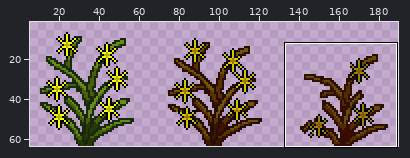
Sprite sheet -- TunedBeta/images/environment/WaterStarGrass.png. The picture above shows the old version from afar; the outline marks the close-up.
Close-up. Before:
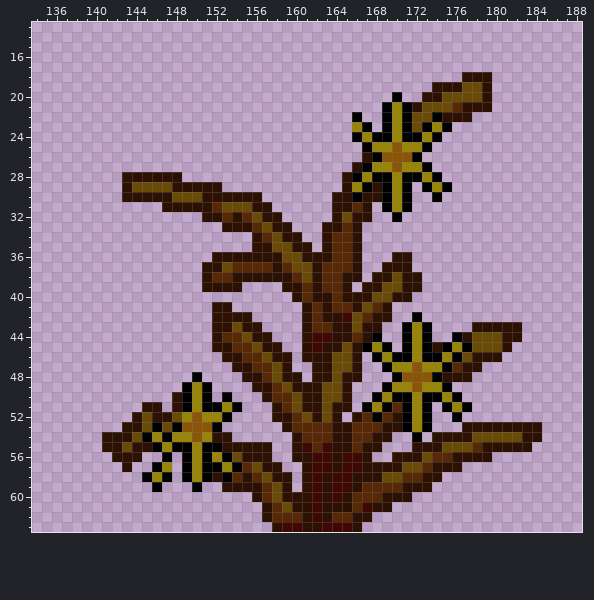
The file is 192x64 pixels. Shown: x 134..188, y 13..63. The wide view leaves out empty margins. The commit also changed other parts of the picture, which this record leaves out.
Now the later version:
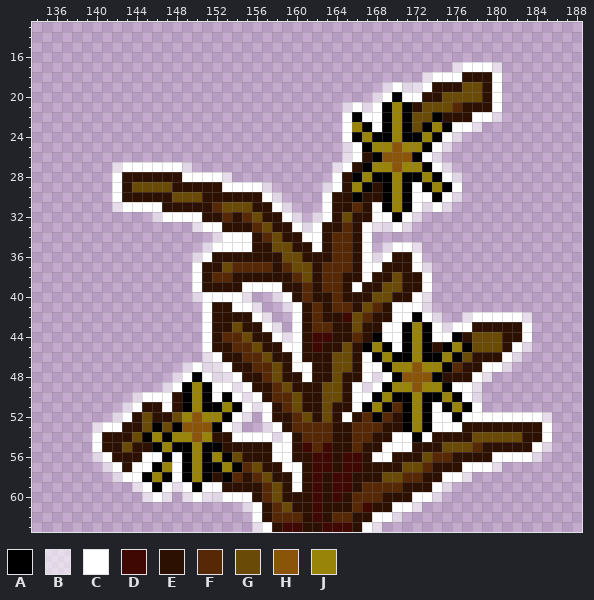
Palette (. is transparent): A #000000  B #ffffff96  C #ffffff  D #400803  E #2c1102  F #572806  G #6a4a07  H #8a5409  J #988409
Diff:
y 17: x 176..180 ..... -> BCCCB
y 18: x 173..176 .... -> BCCC; x 180 . -> C
y 19: x 169..173 ..... -> BCBBC; x 180 . -> C
y 20: x 168..169 .. -> BC; x 171..172 .. -> CC; x 180 . -> C
y 21: x 165..168 .... -> BCBC; x 180 . -> C
y 22: x 165 . -> C; x 167..168 .. -> CC; x 178..180 ... -> CCB
y 23: x 165 . -> C; x 168 . -> C; x 176..178 ... -> CCB
y 24: x 165 . -> C; x 175..176 .. -> CB
y 25: x 165..166 .. -> BC; x 174..175 .. -> CB
y 26: x 165..166 .. -> BC; x 173..174 .. -> CB
y 27: x 142..149 ........ -> BCCCCCCB; x 164..165 .. -> BC; x 174..175 .. -> CB
y 28: x 142 . -> C; x 149..153 ..... -> CCCCB; x 164 . -> C; x 175..176 .. -> CB
y 29: x 142 . -> C; x 153..157 ..... -> CCCCB; x 163..164 .. -> BC; x 172 . -> C; x 176 . -> C
y 30: x 142 . -> C; x 157..158 .. -> CB; x 163 . -> C; x 172..173 .. -> CC; x 175..176 .. -> CB
y 31: x 142..146 ..... -> BCCCC; x 158..159 .. -> CB; x 163 . -> C; x 168 . -> C; x 172..175 .... -> CBCB
y 32: x 146..150 ..... -> BCCCC; x 159..160 .. -> CB; x 162..163 .. -> BC; x 168..169 .. -> CC; x 171..172 .. -> CB
y 33: x 150..152 ... -> BCC; x 160..162 ... -> CBC; x 167..171 ..... -> CBBCB
y 34: x 152..155 .... -> BCCC; x 161..162 .. -> CC; x 167 . -> C
y 35: x 151..155 ..... -> BCCCC; x 162 . -> C; x 167 . -> C; x 169..172 .... -> BCCB
y 36: x 150..151 .. -> BC; x 167..169 ... -> CBC; x 172 . -> C
y 37: x 150 . -> C; x 167..168 .. -> CC; x 172..173 .. -> CB
y 38: x 150 . -> C; x 167 . -> C; x 173 . -> C
y 39: x 150 . -> C; x 155..158 .... -> CCCC; x 166 . -> C; x 173 . -> C
y 40: x 150..155 ...... -> BCCCCB; x 158..159 .. -> BC; x 172..173 .. -> CB
y 41: x 151 . -> C; x 154..156 ... -> CCB; x 159..160 .. -> BC; x 170..173 .... -> CCCB
y 42: x 151 . -> C; x 156..157 .. -> CB; x 160 . -> C; x 170..171 .. -> CC; x 173..174 .. -> CB; x 177..183 ....... -> BCCCCCB
y 43: x 151 . -> C; x 157..158 .. -> CB; x 160 . -> C; x 169..170 .. -> CC; x 174..177 .... -> CBCC; x 183 . -> C
y 44: x 151 . -> C; x 158..160 ... -> CBC; x 169..170 .. -> CC; x 174..175 .. -> CC; x 183 . -> C
y 45: x 151 . -> C; x 159..160 .. -> CC; x 170 . -> C; x 182..183 .. -> CB
y 46: x 151..152 .. -> BC; x 160 . -> C; x 167 . -> C; x 181..182 .. -> CB
y 47: x 149..153 ..... -> BCBBC; x 160..161 .. -> CC; x 167..168 .. -> CC; x 179..181 ... -> CCB
y 48: x 148..149 .. -> BC; x 151..154 .... -> CBBC; x 161 . -> C; x 167..169 ... -> CBC; x 178..179 .. -> CB
y 49: x 147..148 .. -> BC; x 152..155 .... -> CCBC; x 166..168 ... -> CBC; x 176..178 ... -> CCB
y 50: x 144..147 .... -> BCCC; x 152 . -> C; x 154..156 ... -> CBC; x 166..167 .. -> CC; x 177..178 .. -> CB
y 51: x 143..144 .. -> BC; x 147 . -> C; x 155..157 ... -> CBC; x 166 . -> C; x 174 . -> C; x 178 . -> C
y 52: x 142..143 .. -> BC; x 154..155 .. -> CB; x 157 . -> C; x 165 . -> C; x 174..175 .. -> CC; x 177..185 ......... -> CCCCCCCCB
y 53: x 140..142 ... -> BCC; x 153..154 .. -> CB; x 157..158 .. -> BC; x 174..176 ... -> CCC; x 185 . -> C
y 54: x 140 . -> C; x 154..159 ...... -> CCCCBC; x 170..171 .. -> CC; x 173 . -> C; x 185 . -> C
y 55: x 140 . -> C; x 158..159 .. -> CC; x 169..171 ... -> CCC; x 184..185 .. -> CB
y 56: x 140..141 .. -> BC; x 145..146 .. -> CC; x 148 . -> C; x 158..159 .. -> CC; x 168..169 .. -> CC; x 180..184 ..... -> CCCCB
y 57: x 141..142 .. -> BC; x 144..145 .. -> CC; x 148 . -> C; x 159..160 .. -> CC; x 177..180 .... -> CCCB
y 58: x 142..144 ... -> BCC; x 148 . -> C; x 160 . -> C; x 175..177 ... -> CCB
y 59: x 144..145 .. -> BC; x 147..149 ... -> CBC; x 151..152 .. -> CC; x 160 . -> C; x 174..175 .. -> CB
y 60: x 145..147 ... -> BCB; x 149..155 ....... -> BCBBCCC; x 172..174 ... -> CCB
y 61: x 155..156 .. -> BC; x 170..172 ... -> CCB
y 62: x 156 . -> C; x 168..170 ... -> CCB
y 63: x 156..157 .. -> BC; x 167..168 .. -> CB
Boxes around the changes in both close-ups, in picture pixels (x1, y1, x2, y2):
added: (92, 62, 552, 532)
